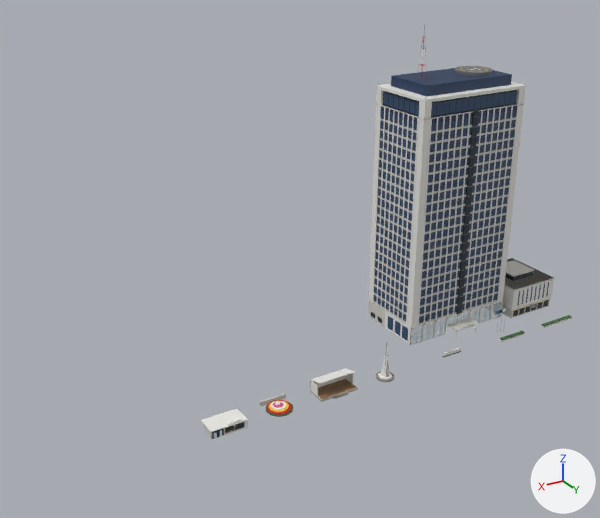
An edit to the glTF model public/models/buildings/umibe.glb, drawn before and after from the same camera.
Camera for both pictures: a camera (50 mm lens) standing at (269.4, 216.2, 167.2) and looking at (126.1, -22.7, 47.7). The lights are fixed; the arrows at lower right show +X, +Y and +Z. The first picture is the older version. Where no turn or scale is listed for an object, it has been applied to the vertices.

Script lines for the objects in view, before the commit:
```python
me_umibe_bandshell_body = bpy.data.meshes.new('umibe_bandshell_body')
me_umibe_bandshell_body.from_pydata(...)  # 98 vertices, 140 faces; spans x -8.0..8.0, y -9.0..-0.1, z 0.0..7.0
# faces by material slot: [128, 12]
me_umibe_bandshell_body.materials.append(mat_paint)
me_umibe_bandshell_body.materials.append(mat_light)
me_umibe_kyukeijo_body = bpy.data.meshes.new('umibe_kyukeijo_body')
me_umibe_kyukeijo_body.from_pydata(...)  # 96 vertices, 128 faces; spans x -7.0..7.0, y -8.0..0.0, z 0.0..4.4
# faces by material slot: [112, 4, 12]
me_umibe_kyukeijo_body.materials.append(mat_paint)
me_umibe_kyukeijo_body.materials.append(mat_windowdim)
me_umibe_kyukeijo_body.materials.append(mat_light)
me_umibe_shiyakusho_body = bpy.data.meshes.new('umibe_shiyakusho_body')
me_umibe_shiyakusho_body.from_pydata(...)  # 6596 vertices, 5818 faces; spans x -38.2..38.2, y -48.2..-0.6, z 0.0..125.6
# faces by material slot: [3610, 96, 768, 1234, 12, 60, 38]
me_umibe_shiyakusho_body.materials.append(mat_paint)
me_umibe_shiyakusho_body.materials.append(mat_glasstint)
me_umibe_shiyakusho_body.materials.append(mat_windowlit)
me_umibe_shiyakusho_body.materials.append(mat_window)
me_umibe_shiyakusho_body.materials.append(mat_light)
me_umibe_shiyakusho_body.materials.append(mat_beacon)
me_umibe_shiyakusho_body.materials.append(mat_windowdim)
ob_umibe_bandshell_body = bpy.data.objects.new('umibe_bandshell_body', me_umibe_bandshell_body)
ob_umibe_bandshell_body.location = (122.0, 0.0, 0.0)
ob_umibe_kyukeijo_body = bpy.data.objects.new('umibe_kyukeijo_body', me_umibe_kyukeijo_body)
ob_umibe_kyukeijo_body.location = (167.6, 0.0, 0.0)
ob_umibe_shiyakusho_body = bpy.data.objects.new('umibe_shiyakusho_body', me_umibe_shiyakusho_body)
ob_umibe_shiyakusho_body.location = (38.0, 0.0, 0.0)
```
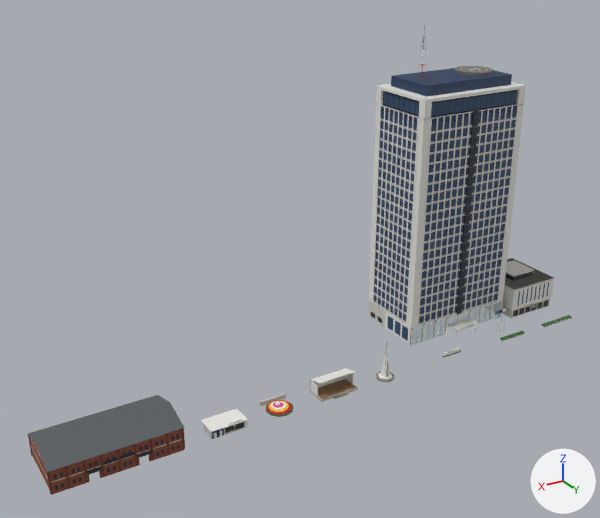
Where the change shows, as pixel boxes [x1, y1, x2, y2] in the pictures (600 x 518 px):
'umibe_renga_body', added: after [28, 395, 185, 495]
    faces in mat_paint: [28, 395, 185, 495]
    faces in mat_window: [54, 435, 179, 490]
    faces in mat_windowlit: [61, 440, 180, 488]

The change, as a diff of the scene's bpy script:
```diff
--- a/public/models/buildings/umibe.glb.py
+++ b/public/models/buildings/umibe.glb.py
@@ me_umibe_renga_body @@
+me_umibe_renga_body.from_pydata(...)  # 878 vertices, 1176 faces; spans x -22.5..22.5, y -22.5..1.8, z 0.0..12.4
+# faces by material slot: [1064, 40, 48, 24]
+me_umibe_renga_body.materials.append(mat_paint)
+me_umibe_renga_body.materials.append(mat_windowlit)
+me_umibe_renga_body.materials.append(mat_window)
+me_umibe_renga_body.materials.append(mat_light)
@@ ob_umibe_renga_body @@
+ob_umibe_renga_body = bpy.data.objects.new('umibe_renga_body', me_umibe_renga_body)
+ob_umibe_renga_body.location = (206.6, 0.0, 0.0)
```
